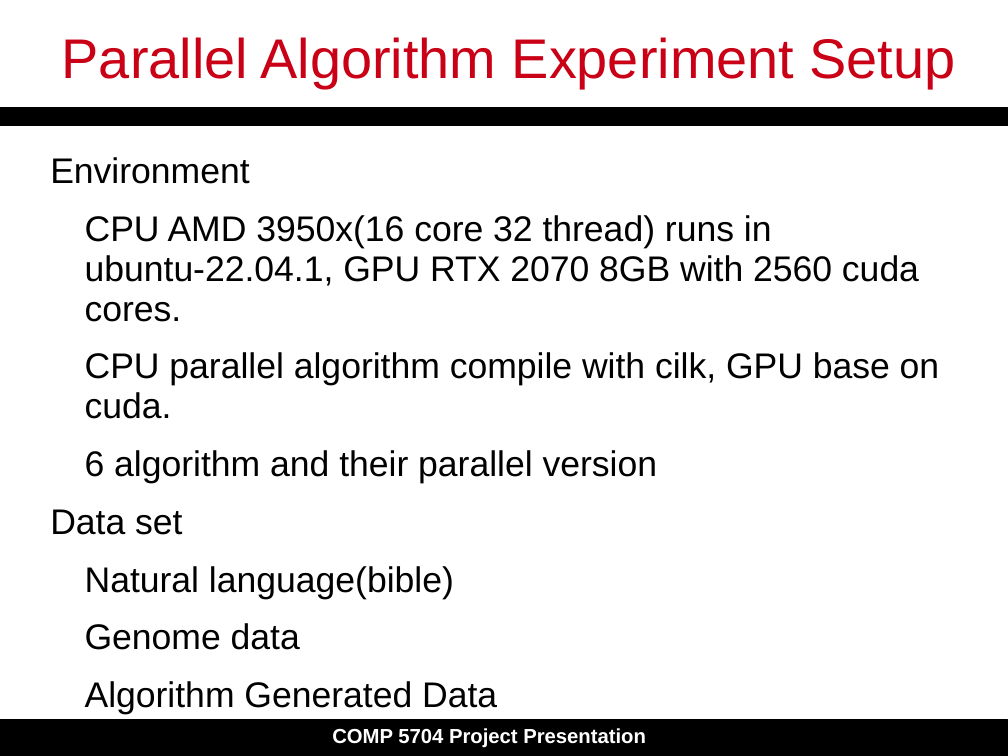
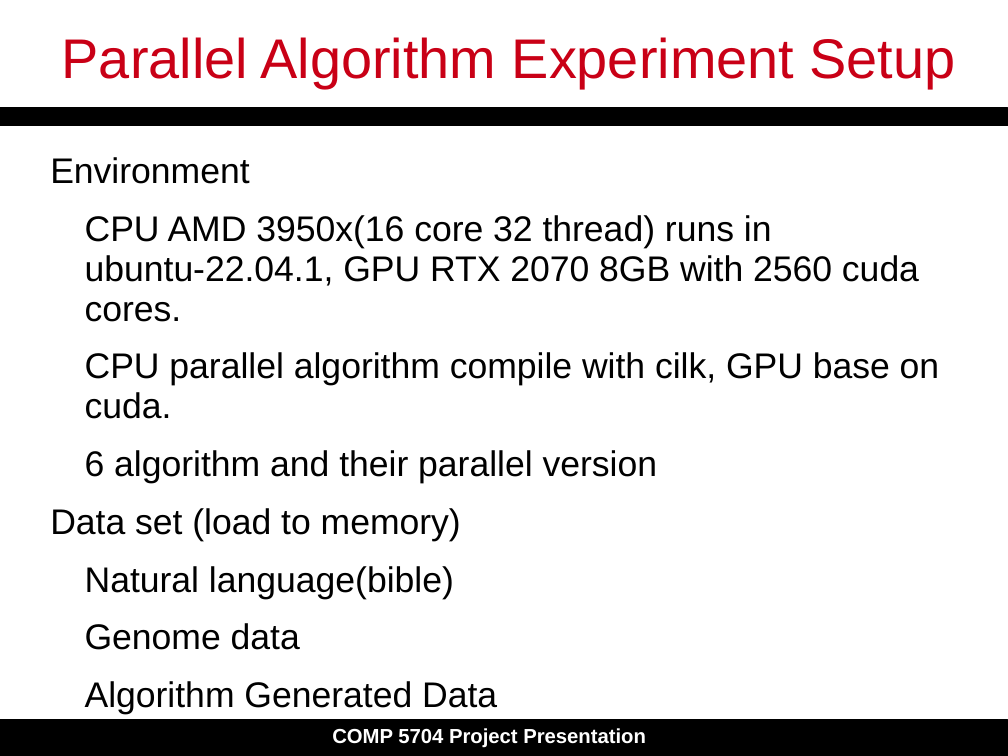
Before and after one commit to dengyull/COMP5704-project, a slide deck: slide 13 of Final_Presentation.pptx. Drawn at 1008x756 pixels with LibreOffice and Linux fonts; fonts in the diff are those of the drawing. Boxes give left, top, right and bottom in pixels: in the first picture for what was removed or moved away, otherwise in the second. Text is boxed around its words. In the diff, an @@ line names an element or a change of style, - is before the commit and + after.

```diff
--- a/Final_Presentation.pptx
+++ b/Final_Presentation.pptx
@@ text at (50, 508, 461, 541): text changed @@
-Data set
+Data set (load to memory)
```
